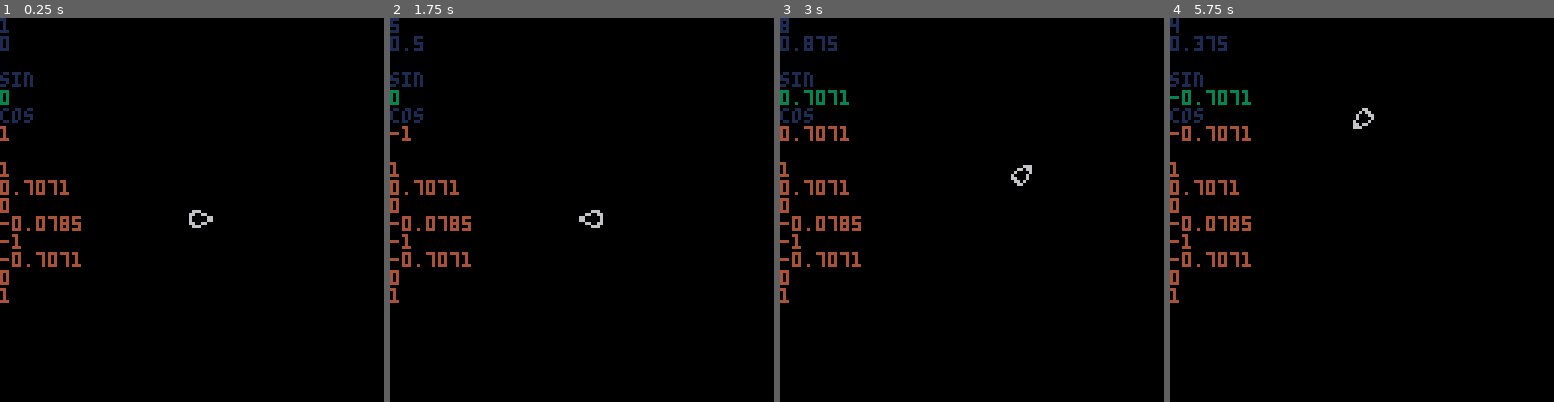
Above: before the commit, frames 1-4 (left to right).
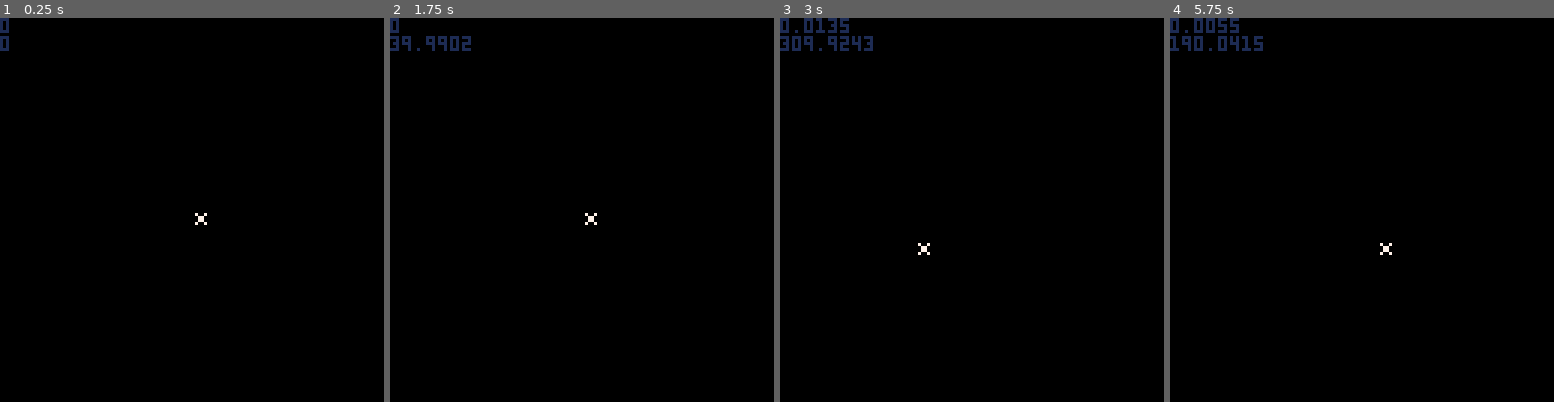
Above: after the commit, the same moments.

Repository: Severin-Kavlakov/ProjectEvren
Game: PICO-8 cartridge ProjectEvren.p8
Two runs of this game, one before a commit and one after it. Both use one fixed random seed, a clock stepped at 60 frames per second and the inputs below.
Inputs:
- Up to frame 1 (0.25 s): no input
- Up to frame 2 (1.75 s): hold Right from 1.6 s (still down)
- Up to frame 3 (3 s): release Right at 2.1 s; hold Up 2.15-2.42 s; hold Right from 2.47 s (still down)
- Up to frame 4 (5.75 s): release Right at 3.03 s; hold Left 3.08-3.58 s; hold Down 3.63-3.97 s; hold Right 4.02-4.68 s; hold Up 4.73-5.03 s; hold Left 5.08-5.68 s; hold Down from 5.73 s (still down)

The runs differ from the first frame. In frame 1, 1.9% of the frame differs, in the area x 0-56%, y 0-75%; in frame 2, 2.3%; in frame 3, 3.0%; in frame 4, 3.1%, in the area x 0-58%, y 0-75%.

Commit message:
0.3.1 N degrees rotation

Diff:
--- a/ProjectEvren.p8
+++ b/ProjectEvren.p8
@@ -4,129 +4,137 @@
 -- main
 
 function _init()
+	cls()
+
 	p_init()
+
 end
 
 
 function _update()
 	p_update()
+
 end
 
 
 function _draw()
 	cls()
+
 	p_draw()
-
-
-
 
 end
 -->8
--- player code
+-- player
 
 function p_init()
+	p = {
+		angle_deg= 0,
+		angle = 0/360,
 
-	angles = {
-		0,   0.125, 0.25, 0.375,
-		0.5, 0.625, 0.75, 0.875,
+		angle_speed =	10/360,
+
+		speed=0,
+
+		x=63,
+		y=63,
+		dx=0,
+		dy=0,
+
+		thrust = 0.9,
+		friction = 0.75
 	}
-
-	sin_table = {
-		sin(0),  sin(0.125),
-		sin(0.25), sin(0.375),
-		sin(0.5), sin(0.625),
-		sin(0.75), sin(0.875),
-	}
-
-	cos_table = {
-		cos(0),  cos(0.125),
-		cos(0.25), cos(0.2625),
-		cos(0.5), cos(0.625),
-		cos(0.75), cos(1),
-	}
-
-
-
-	angle = 1
-
-	x=63
-	y=63
-	dx=0
-	dy=0
-
-	thrust = 0.8
-
-	sprite = 1
 end
 
 
 function p_update()
 
 	if btn(⬆️) then
-		dx += cos(angles[angle])
-		dy += -1 * sin(angles[angle])
-
-		x += dx
-		y += dy
+		p.dx += cos(p.angle) * p.thrust
+		p.dy += sin(p.angle) * p.thrust
 	end
 
-	if btn(⬇️) then
-
-	end
 
 	if btn(⬅️) then
-		sprite -= 1
-	 angle  -= 1
+
+		p.angle -= p.angle_speed
 	end
 
 	if btn(➡️) then
-		sprite += 1
-		angle  += 1
+
+		p.angle += p.angle_speed
 	end
 
+	if (p.angle>1) p.angle=0
+	if (p.angle<0) p.angle=1
 
-	if (sprite>8) sprite=1
-	if (sprite<1) sprite=8
 
-	if (angle>8) angle=1
-	if (angle<1) angle=8
 
-	dx *= 0.75
-	dy *= 0.75
+	p.dx *= p.friction
+	p.dy *= p.friction
+
+	p.speed = sqrt(p.dx*p.dx+p.dy*p.dy)
+
+	p.x += p.dx
+	p.y -= p.dy
+
+	p.angle_degrees = 360 * p.angle
 end
 
 
 function p_draw()
-	spr(sprite, x, y)
+		spr(p.sprite, p.x, p.y)
 
-	print(sprite, 1)
-	print(angles[angle], 1)
-
-	print("  ")
-
-	print("sin", 1)
-	print(sin(angles[angle]), 3)
-	print("cos", 1)
-	print(cos(angles[angle]), 4)
-
-	print("  ")
-
-	for i=1,8 do
-		print(cos_table[i], 4)
-	end
+		print(p.speed, 1)
+		print(p.angle_degrees)
 
 end
 
 -->8
--- planets code
+-- bodies
 -->8
--- gravity code
+-- gravity
+-->8
+-- render
+
+function pd_rotate(
+																			x,y,
+																			rot,
+																			mx,my,
+																			w,
+																			flip1, scale
+																		)
+
+ scale = scale or 1
+ w *= scale * 4
+
+
+ local cs = cos(rot) * .125
+ 																	/ scale
+ local ss = sin(rot) * .125
+ 																	/ scale
+
+ local sx = mx + cs * -w
+ local sy = my + ss * -w
+
+ local hx = flip1 and -w or w
+
+ local halfw = -w
+
+ for py=y-w, y+w do
+  tline(
+				x-hx,        py,
+				x+hx,        py,
+				sx-ss*halfw, sy+cs*halfw,
+				cs,          ss
+		)
+  halfw+=1
+ end
+end
 __gfx__
-00000000000000000066000000666600000066000000000000000000000660000000000000000000000000000000000000000000000000000000000000000000
-00000000066600000660600006600660000606600000666006660000000660000000666000000000000000000000000000000000000000000000000000000000
-00700700660066006600060006000060006000660066006606606600006006000066066000000000000000000000000000000000000000000000000000000000
-00077000600000666000060000600600006000066600000606000060006006000600006000000000000000000000000000000000000000000000000000000000
-00077000600000660600006000600600060000606600000600600006060000606000060000000000000000000000000000000000000000000000000000000000
-00700700660066000066066000600600066066000066006600600066060000606600060000000000000000000000000000000000000000000000000000000000
-00000000066600000000666000066000066600000000666000060660066006600660600000000000000000000000000000000000000000000000000000000000
-00000000000000000000000000066000000000000000000000006600006666000066000000000000000000000000000000000000000000000000000000000000
+00000000000000000000000000000000000000000000000000000000000000000000000000000000000000000000000000000000000000000000000000000000
+00000000066600000000000000000000000000000000000000000000000000000000000000000000000000000000000000000000000000000000000000000000
+00700700660066000000000000000000000000000000000000000000000000000000000000000000000000000000000000000000000000000000000000000000
+00077000600000660000000000000000000000000000000000000000000000000000000000000000000000000000000000000000000000000000000000000000
+00077000600000660000000000000000000000000000000000000000000000000000000000000000000000000000000000000000000000000000000000000000
+00700700660066000000000000000000000000000000000000000000000000000000000000000000000000000000000000000000000000000000000000000000
+00000000066600000000000000000000000000000000000000000000000000000000000000000000000000000000000000000000000000000000000000000000
Not shown, changed: tables.txt
